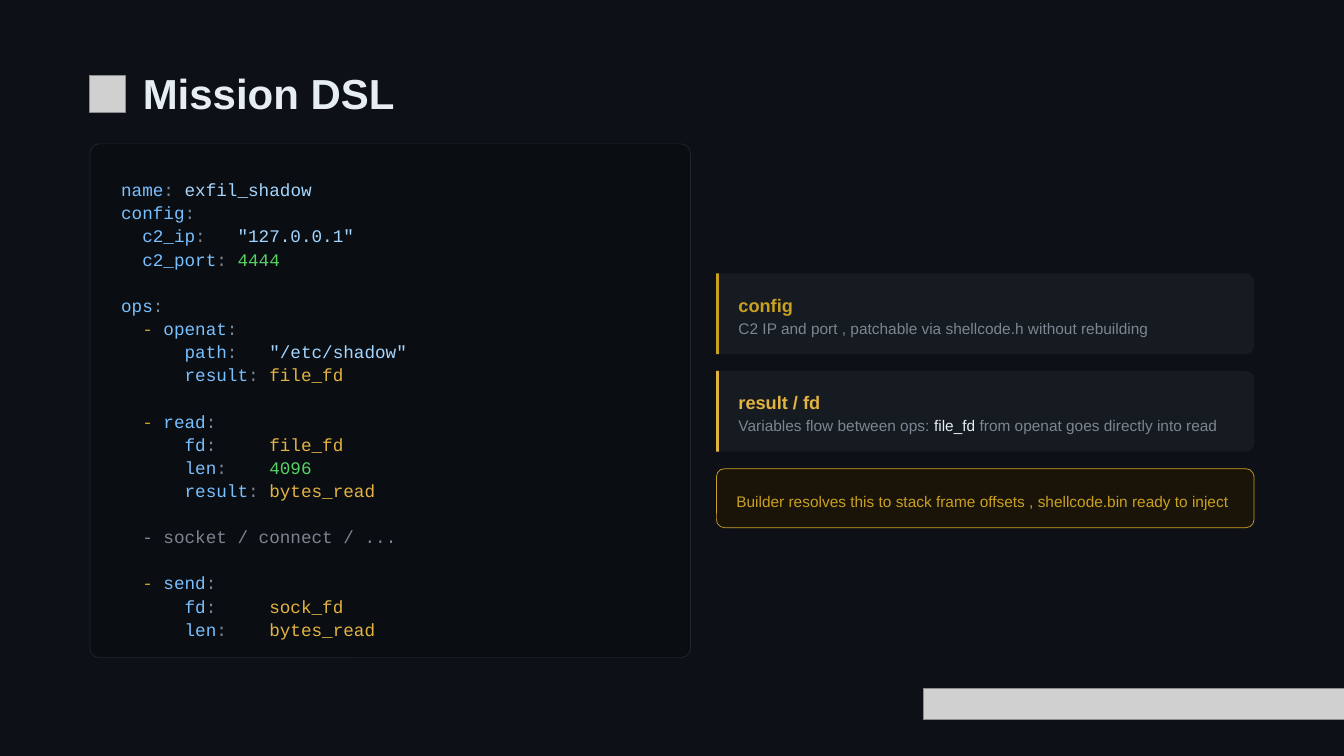
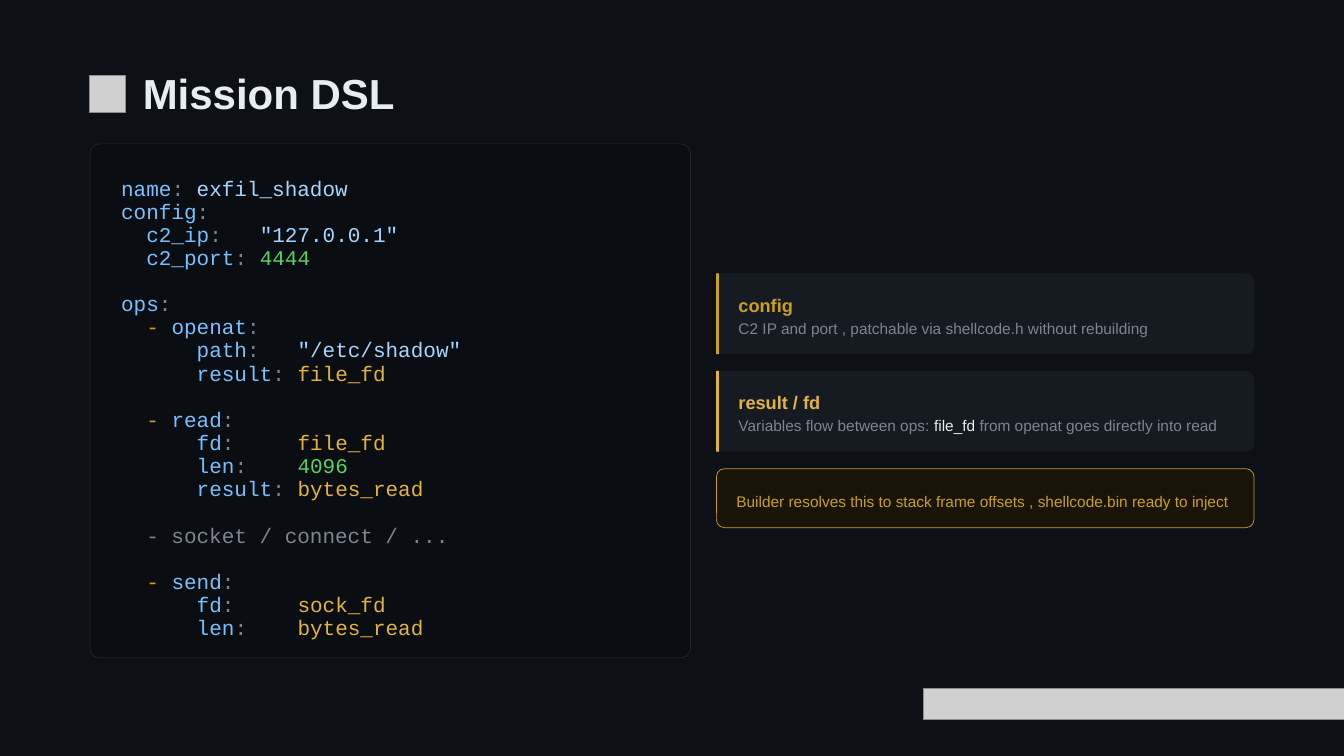
Before and after one commit to maycon/I-OWN-URING, a slide deck: slide 22 of talk/What EDRs Don't See - Syscall-less Shellcode via io_uring.pptx. Drawn at 1344x756 pixels with LibreOffice and Linux fonts; fonts in the diff are those of the drawing; grey boxes stand for pictures; background and template pictures are left out. Boxes give left, top, right and bottom in pixels: in the first picture for what was removed or moved away, otherwise in the second. Text is boxed around its words. In the diff, an @@ line names an element or a change of style, - is before the commit and + after.

Commit message:
talk: bump the DSL slide's YAML block from 12.6pt to 15pt
12.6pt put character height at ~2.3% of the slide — the lower bound
of the 1/50-1/32 readability band for conference projection. 15pt
(~2.8%) is comfortably readable from the back rows and still fits:
the longest line ('path: "/etc/shadow"') now measures 0.84x of the
5.5in code box, and the 15pt text stays inside the 16.6pt line pitch
of the absolutely-positioned line shapes, so no re-spacing was
needed. Right-column annotations (11pt) left untouched — secondary
text. 85 runs bumped; side-effect free per the geometric re-check.

```diff
--- a/talk/What EDRs Don't See - Syscall-less Shellcode via io_uring.pptx
+++ b/talk/What EDRs Don't See - Syscall-less Shellcode via io_uring.pptx
@@ size 12.6 to 15 pt in 16 elements at [121, 181, 348, 199], [121, 204, 209, 224], [146, 227, 398, 247], [146, 251, 310, 270], [121, 299, 171, 316], [172, 320, 260, 339], [197, 343, 462, 362], [197, 366, 386, 384], [172, 412, 235, 428], [197, 435, 386, 453], [197, 458, 348, 474], [197, 481, 424, 501], [171, 528, 373, 543], [172, 574, 235, 590], [197, 597, 386, 615], [197, 620, 424, 640] @@
```
